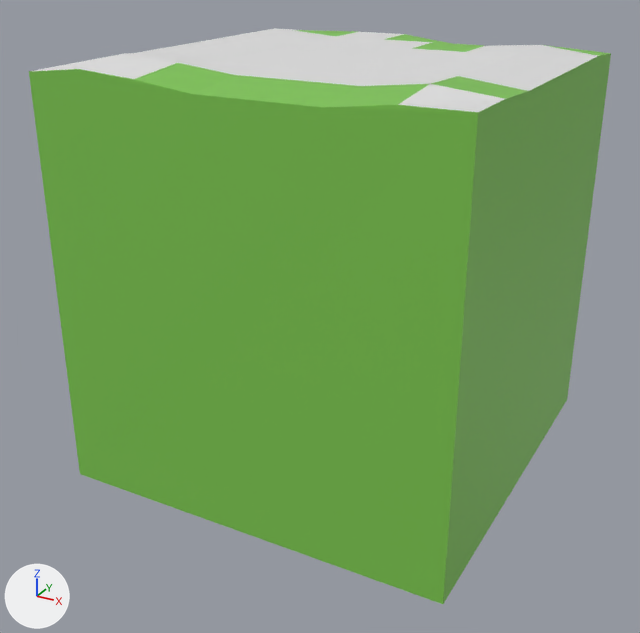
Before and after pictures for a commit that changed the Blender file Assets/Models/Path.blend.
Camera for both pictures: a 50 mm camera at (1.95, -3.8, 1.59) aimed at (-0.05, -0.16, -0.23). The axes (+X, +Y, +Z) are drawn at lower left. The lights are the same throughout.
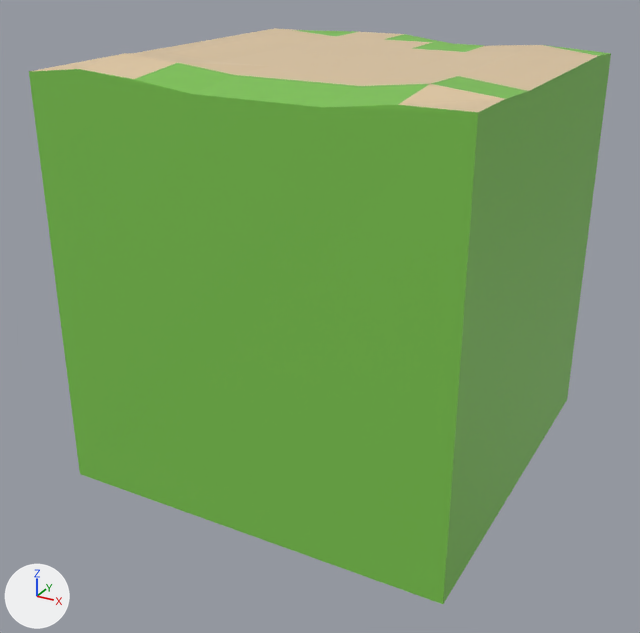
Commit message: Fixed path, added PathTurn

Edits to the bpy script that builds the scene:
```text
Add mat_path:
    mat_path = principled_material('Path')
    mat_path.base_color = (0.823, 0.631, 0.392)  # beige #ead0a8
    mat_path.roughness = 0.4
Change me_cube_001:
    where me_cube_001.from_pydata(...)  # 68 vertices, 54 faces; spans x -1.0..1.0, y -1.0..1.0, z -1.0..1.08
    used by ob_cube; location = (0.0, 0.0, 0.0)
    me_cube_001 part 1: all 37 faces that had it switch from mat_material (white #e7e7e7) to mat_path (beige #ead0a8)
```

What differs and where, as boxes [x1, y1, x2, y2] in the pictures (640 x 633 px):
part 1 of me_cube_001, recoloured (white to beige)
    both: [34, 28, 597, 112]
